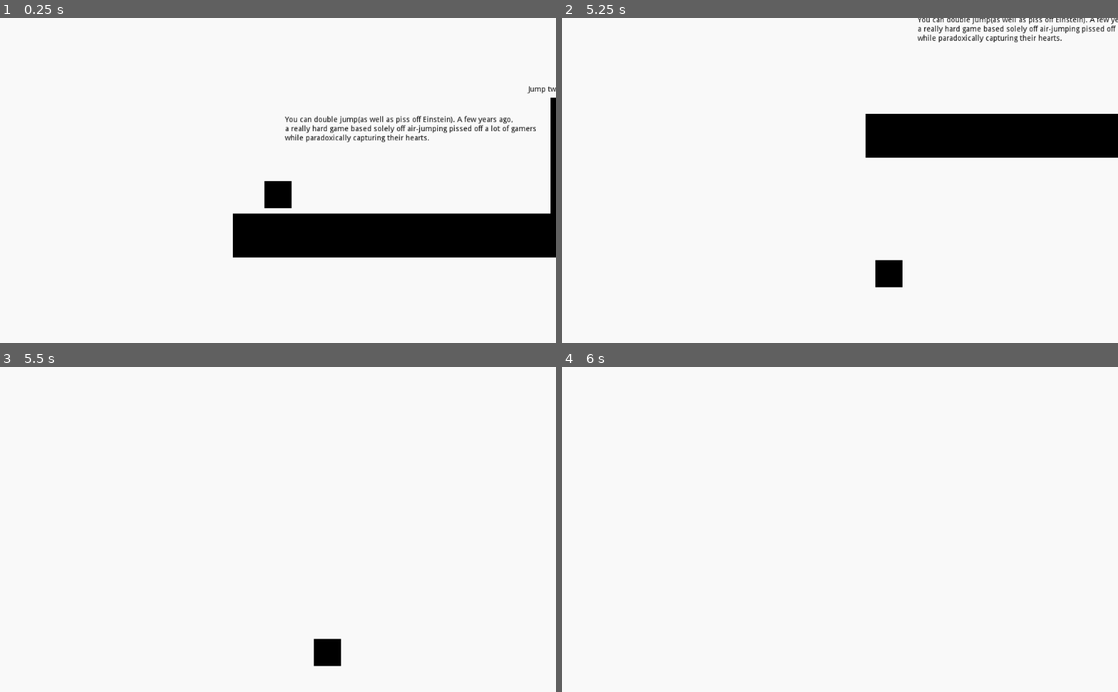
Above: before the commit, frames 1-4 (two rows, left to right).
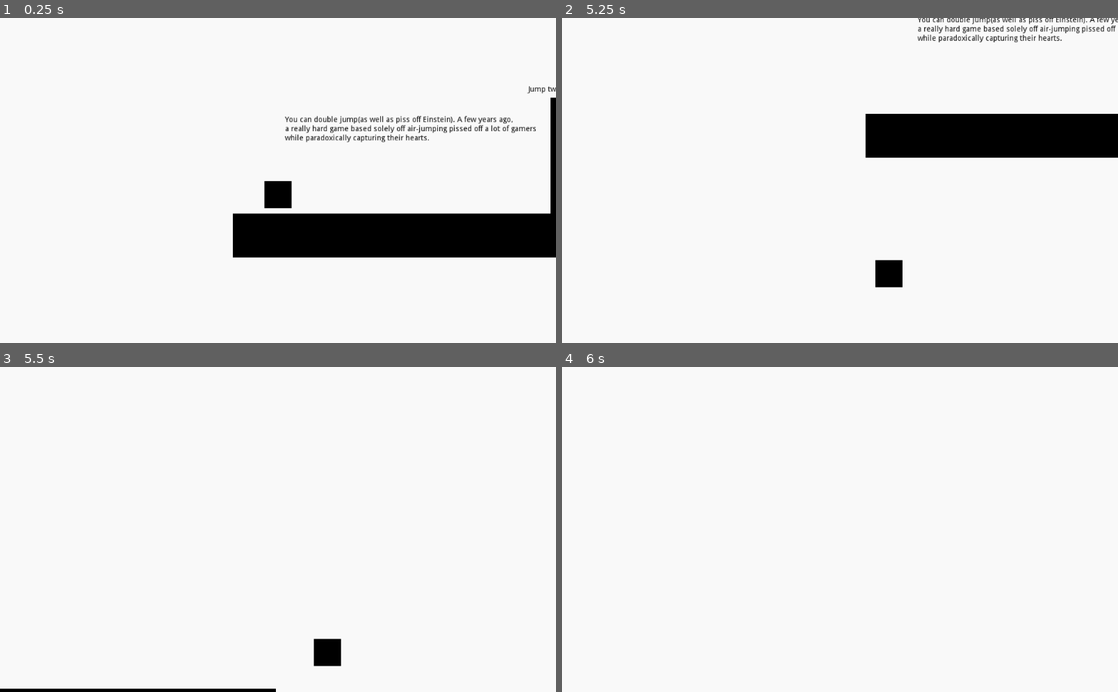
Above: after the commit, the same moments.

Repository: RavenJFelix/Square
Game: Godot game, scene res://levelz/level-2/level-2.tscn
The game is run twice, just before and just after one commit, with the same random seed, the same clock (stepped at 60 frames per second) and the same inputs. This scene is started directly instead of the project's main scene.
Inputs:
- Up to frame 1 (0.25 s): no input
- Up to frame 2 (5.25 s): hold Right (ui_right) 0.53-2.03 s; tap Up (ui_up) at 0.77, 1.52, 3.02, 3.77, 4.52 s; hold Left (ui_left) 2.03-4.28 s; hold Right (ui_right) from 4.28 s (still down)
- Up to frame 3 (5.5 s): keep holding Right (ui_right)
- Up to frame 4 (6 s): keep holding Right (ui_right)

Frames 1-2 are identical in both runs. In frame 3, 0.5% of the frame differs, in the area x 0-50%, y 98-100%; in frame 4, nothing differs.

Commit message:
Insert easter egg

Diff:
--- a/levelz/level-2/level-2.tscn
+++ b/levelz/level-2/level-2.tscn
@@ -24,6 +24,14 @@
 text = "You can double jump(as well as piss off Einstein). A few years ago,
 a really hard game based solely off air-jumping pissed off a lot of gamers
 while paradoxically capturing their hearts."
+
+[node name="Label11" type="Label" parent="Double"]
+margin_left = -689.375
+margin_top = 536.507
+margin_right = -226.375
+margin_bottom = 584.507
+custom_colors/font_color = Color( 0, 0, 0, 1 )
+text = "Forsooth??? A fucking easter egg???"
 
 [node name="Label2" type="Label" parent="Double"]
 margin_left = 513.778
@@ -116,7 +124,7 @@
 scale = Vector2( 2.45044, 5.77793 )
 
 [node name="Polygon2D5" parent="Double" instance=ExtResource( 1 )]
-position = Vector2( 1637.01, -704.021 )
+position = Vector2( -505.523, 844.07 )
 scale = Vector2( 54.8416, 5.39793 )
 
 [node name="Polygon2D6" parent="Double" instance=ExtResource( 1 )]
@@ -138,3 +146,7 @@
 [node name="ChangeScene" parent="Double" instance=ExtResource( 3 )]
 position = Vector2( 5428.45, -903.166 )
 scale = Vector2( 3.375, 4.27751 )
+
+[node name="ChangeScene2" parent="Double" instance=ExtResource( 3 )]
+position = Vector2( -529.545, 687.067 )
+scene = "res://levelz/level_0/level_0.tscn"
